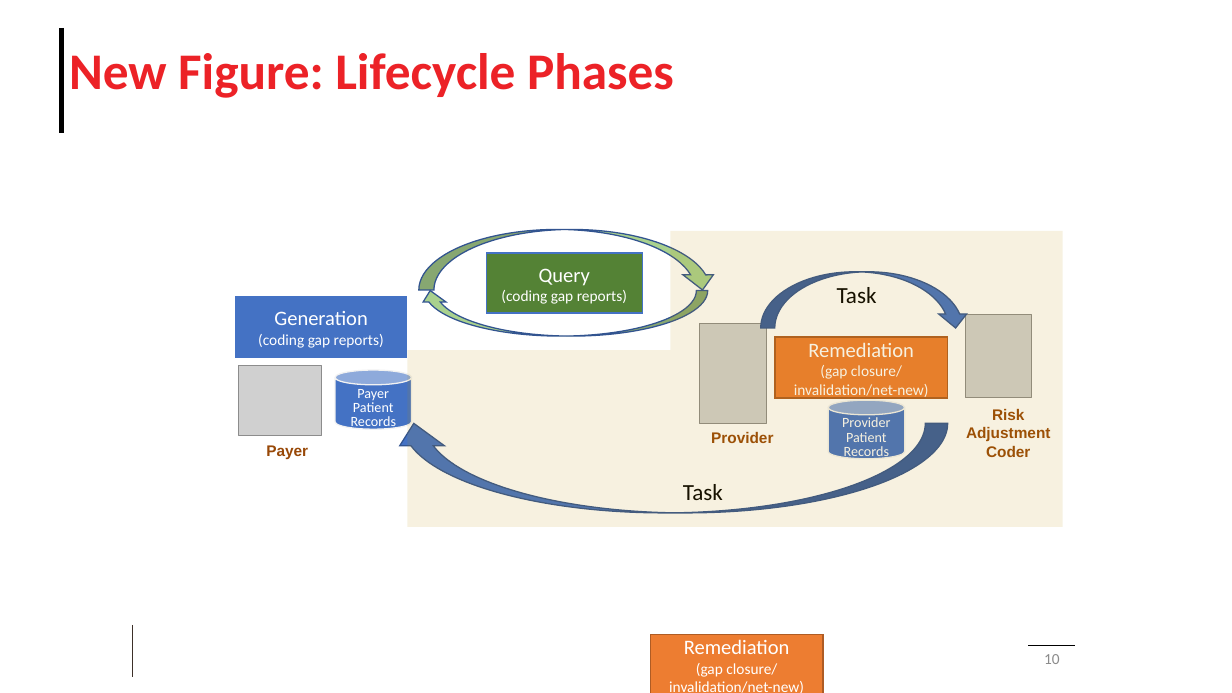
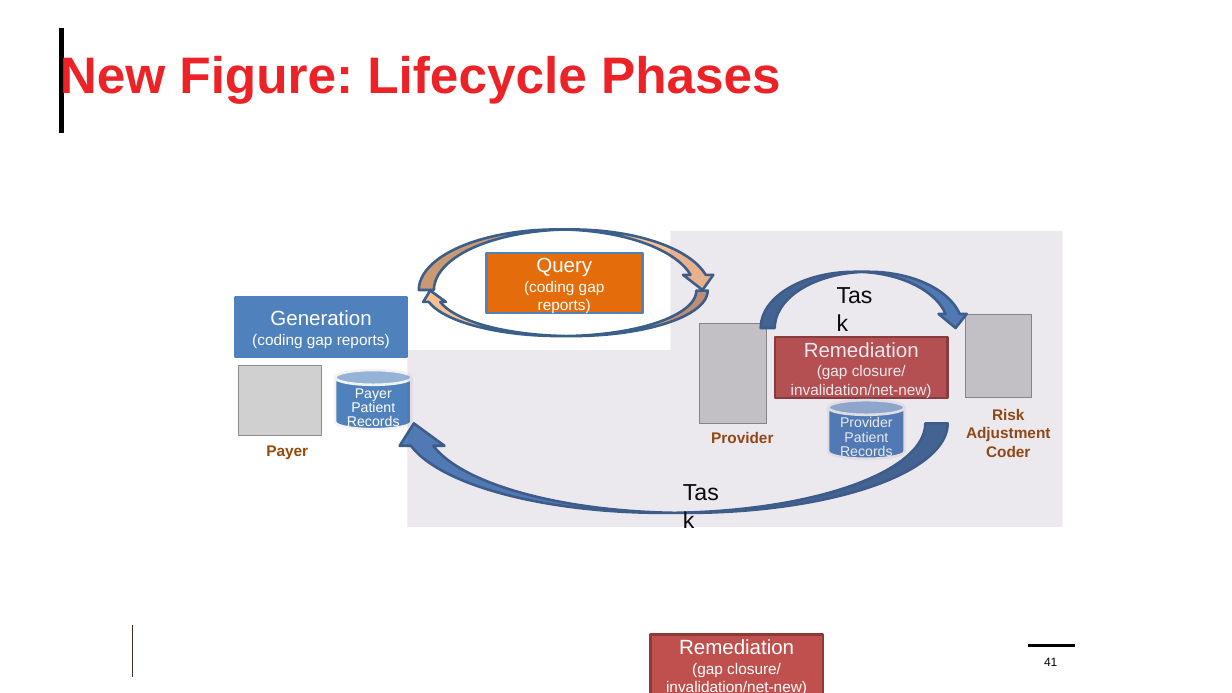
Before and after one commit to HL7/davinci-ra, a slide deck: slide 41 of input/images/Source/Risk Adjustment Images.pptx (slide 10 before the commit). Drawn at 1232x693 pixels with LibreOffice and Linux fonts; fonts in the diff are those of the drawing; grey boxes stand for pictures; background and template pictures are left out. Boxes give left, top, right and bottom in pixels: in the first picture for what was removed or moved away, otherwise in the second. Text is boxed around its words. In the diff, an @@ line names an element or a change of style, - is before the commit and + after.

Commit message:
Changed annotation to MS. removed not used images. Added overview diagram to remediation page

```diff
--- a/input/images/Source/Risk Adjustment Images.pptx
+++ b/input/images/Source/Risk Adjustment Images.pptx
@@ title "New Figure: Lifecycle Phases" at (x1=60, y1=52, x2=781, y2=103): font Calibri to Arial; line spacing 0.9 to 1 @@
@@ curved down arrow at (x1=419, y1=229, x2=717, y2=290): fill #A9D18E to #FAC090; outline #325491 1 pt to #3A5F8C 2 pt @@
@@ rectangle at (x1=670, y1=231, x2=1063, y2=350): fill #BF9000 at 12% opacity to #604A7B at 12% opacity @@
@@ rectangle "Query" at (x1=486, y1=253, x2=642, y2=313): font Calibri to Arial; fill #548235 to #E46C0A; outline #4472C4 1 pt to #4F81BD 2 pt @@
@@ rectangle "Generation" at (x1=236, y1=297, x2=407, y2=357): font Calibri to Arial; fill #4472C4 to #4F81BD; outline #4472C4 1 pt to #4F81BD 2 pt @@
@@ curved down arrow at (x1=419, y1=290, x2=708, y2=335): fill #A9D18E to #FAC090; outline #325491 1 pt to #3A5F8C 2 pt @@
@@ curved down arrow at (x1=761, y1=272, x2=970, y2=328): fill #4472C4 to #4F81BD; outline #325491 1 pt to #3A5F8C 2 pt @@
@@ text "Task" at (x1=828, y1=276, x2=887, y2=313): font Calibri to Arial @@
@@ rectangle at (x1=408, y1=350, x2=1063, y2=528): fill #BF9000 at 12% opacity to #604A7B at 12% opacity @@
@@ rectangle "Remediation" at (x1=775, y1=337, x2=948, y2=398): font Calibri to Arial; fill #ED7D31 to #C0504D; outline #AF5C24 1 pt to #8E3B39 2 pt @@
@@ cylinder "Payer Patient Records" at (x1=335, y1=370, x2=412, y2=429): font Calibri to Arial; fill #4472C4 to #4F81BD; outline #F2F2F2 1 pt to #F2F2F2 2 pt @@
@@ cylinder "Provider Patient Records" at (x1=828, y1=400, x2=905, y2=458): font Calibri to Arial; fill #4472C4 to #4F81BD; outline #F2F2F2 1 pt to #F2F2F2 2 pt @@
@@ curved down arrow at (x1=392, y1=423, x2=948, y2=513): fill #4472C4 to #4F81BD; outline #325491 1 pt to #3A5F8C 2 pt @@
@@ text "Task" at (x1=674, y1=473, x2=733, y2=510): font Calibri to Arial @@
@@ rectangle "Remediation" at (x1=651, y1=635, x2=823, y2=693): font Calibri to Arial; fill #ED7D31 to #C0504D; outline #AF5C24 1 pt to #8E3B39 2 pt @@
@@ page number at (x1=1044, y1=657, x2=1057, y2=666): vertical alignment middle to bottom @@
@@ page number at (x1=1044, y1=657, x2=1057, y2=666): text changed; size 12 to 9.3 pt; font Calibri to Arial; text colour #8C8C8C to #000000 @@
-10
+41
```
Also in this commit, not shown: 3 other slides changed, 1 slide added, 14 other files.
